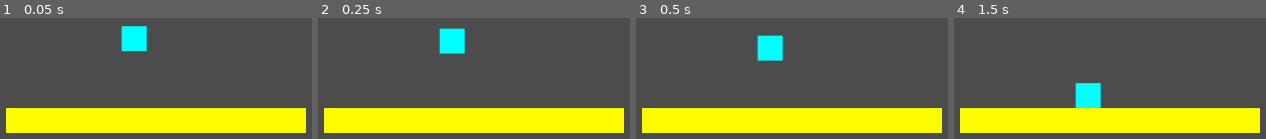
Above: before the commit, frames 1-4 (left to right).
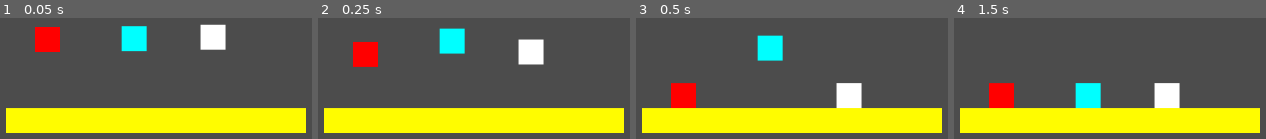
Above: after the commit, the same moments.

Repository: Yagoi23/Game-Jam-2022
Game: Godot game, scene res://TestScene.tscn
The game is run twice, just before and just after one commit, with the same random seed, the same clock (stepped at 60 frames per second) and the same inputs. The project has no main scene, so this scene is started directly.
Inputs:
- Up to frame 1 (0.05 s): no input
- Up to frame 2 (0.25 s): no input
- Up to frame 3 (0.5 s): no input
- Up to frame 4 (1.5 s): hold D (p1_right, bound only after the commit) from 0.53 s (still down); tap Left (p2_left, bound only after the commit) at 0.6 s; tap W (p1_up, bound only after the commit) at 0.77, 1.07 s; tap Right (p2_right, bound only after the commit) at 0.8, 1.35 s

The runs differ from the first frame. In frame 1, 3.4% of the frame differs, in the area x 11-73%, y 4-29%; in frame 2, 3.4%, in the area x 11-73%, y 17-41%; in frame 3, 3.4%; in frame 4, 3.4%.

Commit message:
More Player Code

Diff:
--- /dev/null
+++ b/Box.gd
@@ -0,0 +1,16 @@
+extends RigidBody2D
+
+
+# Declare member variables here. Examples:
+# var a = 2
+# var b = "text"
+
+
+# Called when the node enters the scene tree for the first time.
+func _ready():
+	pass # Replace with function body.
+
+
+# Called every frame. 'delta' is the elapsed time since the previous frame.
+#func _process(delta):
+#	pass
--- a/Box.tscn
+++ b/Box.tscn
@@ -1,11 +1,14 @@
-[gd_scene load_steps=3 format=2]
+[gd_scene load_steps=4 format=2]
 
 [ext_resource path="res://assets/Yellow.png" type="Texture" id=1]
+[ext_resource path="res://Box.gd" type="Script" id=2]
 
 [sub_resource type="RectangleShape2D" id=1]
 extents = Vector2( 16, 16 )
 
 [node name="Box" type="RigidBody2D"]
+mass = 5.0
+script = ExtResource( 2 )
 
 [node name="Sprite" type="Sprite" parent="."]
 texture = ExtResource( 1 )
--- a/Player.gd
+++ b/Player.gd
@@ -4,27 +4,64 @@
 # Declare member variables here. Examples:
 # var a = 2
 # var b = "text"
+export var player_num := 0
+
 export (int) var speed = 120
 export (float) var gravity = 9.8
 export (float) var weight = 1
 
 var velocity = Vector2.ZERO
 
-enum state {RUNNING, JUMP, IDLE, FALLING}
+enum state {RUNNING, JUMP, IDLE, FALL}
 
 var player_state = state.IDLE
 
+var move_dir
+
+onready var sprite = $ColorRect
+
+var right_key
+var left_key
+var up_key
+
 # Called when the node enters the scene tree for the first time.
 func _ready():
-	pass # Replace with function body.
+	if player_num == 1:
+		sprite.color = Color(255,255,255)
+		right_key = "p2_right"
+		left_key = "p2_left"
+		up_key = "p2_up"
+	else:
+		right_key = "p1_right"
+		left_key = "p1_left"
+		up_key = "p1_up"
+
+func get_input():
+	move_dir = Input.get_action_strength(right_key) - Input.get_action_strength(left_key)
 
 func _physics_process(delta):
+	if is_on_floor():
+		player_state = state.IDLE
 	elif not is_on_floor():
+		#print("not on floor")
 		if velocity.y <= 0:
 			player_state = state.JUMP
 		else:
 			player_state = state.FALL
 
+	if player_state == state.FALL:
+		#print("falling")
+		FALL()
+	elif player_state == state.JUMP:
+		#print("jumping")
+		JUMP()
+	move_and_slide(velocity)
+
+func JUMP():
+	velocity.y += weight * gravity
+
+func FALL():
+	velocity.y += weight * gravity
 # Called every frame. 'delta' is the elapsed time since the previous frame.
 #func _process(delta):
 #	pass
--- a/Player.tscn
+++ b/Player.tscn
@@ -8,9 +8,6 @@
 
 [node name="Player" type="KinematicBody2D"]
 script = ExtResource( 2 )
-speed = null
-gravity = null
-weight = null
 
 [node name="CollisionShape2D" type="CollisionShape2D" parent="."]
 shape = SubResource( 1 )
--- a/TestScene.tscn
+++ b/TestScene.tscn
@@ -1,7 +1,8 @@
-[gd_scene load_steps=3 format=2]
+[gd_scene load_steps=4 format=2]
 
 [ext_resource path="res://tileset.tres" type="TileSet" id=1]
 [ext_resource path="res://Box.tscn" type="PackedScene" id=2]
+[ext_resource path="res://Player.tscn" type="PackedScene" id=3]
 
 [node name="Node2D" type="Node2D"]
 
@@ -16,3 +17,10 @@
 
 [node name="Camera2D" type="Camera2D" parent="."]
 current = true
+
+[node name="Player" parent="." instance=ExtResource( 3 )]
+position = Vector2( 85, -217 )
+
+[node name="Player2" parent="." instance=ExtResource( 3 )]
+position = Vector2( 297, -220 )
+player_num = 1
--- a/project.godot
+++ b/project.godot
@@ -13,6 +13,39 @@
 config/name="Helping-Hands-2022"
 config/icon="res://icon.png"
 
+[input]
+
+p1_right={
+"deadzone": 0.5,
+"events": [ Object(InputEventKey,"resource_local_to_scene":false,"resource_name":"","device":0,"alt":false,"shift":false,"control":false,"meta":false,"command":false,"pressed":false,"scancode":68,"physical_scancode":0,"unicode":0,"echo":false,"script":null)
+ ]
+}
+p1_left={
+"deadzone": 0.5,
+"events": [ Object(InputEventKey,"resource_local_to_scene":false,"resource_name":"","device":0,"alt":false,"shift":false,"control":false,"meta":false,"command":false,"pressed":false,"scancode":65,"physical_scancode":0,"unicode":0,"echo":false,"script":null)
+ ]
+}
+p1_up={
+"deadzone": 0.5,
+"events": [ Object(InputEventKey,"resource_local_to_scene":false,"resource_name":"","device":0,"alt":false,"shift":false,"control":false,"meta":false,"command":false,"pressed":false,"scancode":87,"physical_scancode":0,"unicode":0,"echo":false,"script":null)
+ ]
+}
+p2_right={
+"deadzone": 0.5,
+"events": [ Object(InputEventKey,"resource_local_to_scene":false,"resource_name":"","device":0,"alt":false,"shift":false,"control":false,"meta":false,"command":false,"pressed":false,"scancode":16777233,"physical_scancode":0,"unicode":0,"echo":false,"script":null)
+ ]
+}
+p2_left={
+"deadzone": 0.5,
+"events": [ Object(InputEventKey,"resource_local_to_scene":false,"resource_name":"","device":0,"alt":false,"shift":false,"control":false,"meta":false,"command":false,"pressed":false,"scancode":16777231,"physical_scancode":0,"unicode":0,"echo":false,"script":null)
+ ]
+}
+p2_up={
+"deadzone": 0.5,
+"events": [ Object(InputEventKey,"resource_local_to_scene":false,"resource_name":"","device":0,"alt":false,"shift":false,"control":false,"meta":false,"command":false,"pressed":false,"scancode":16777232,"physical_scancode":0,"unicode":0,"echo":false,"script":null)
+ ]
+}
+
 [physics]
 
 common/enable_pause_aware_picking=true
